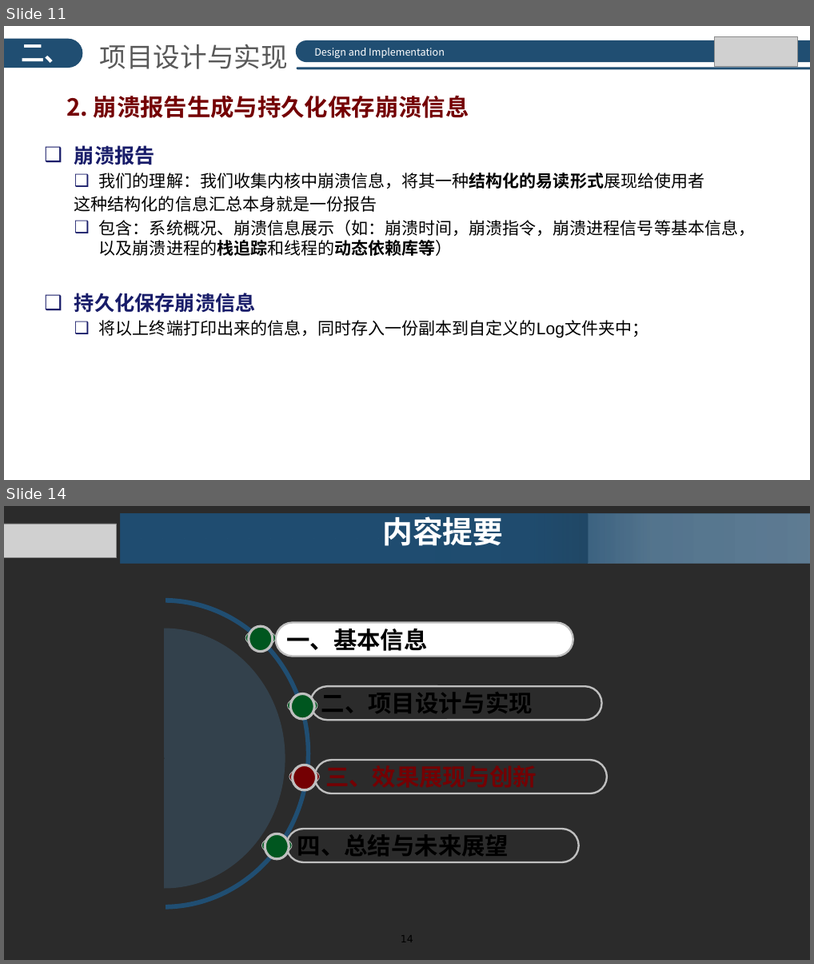
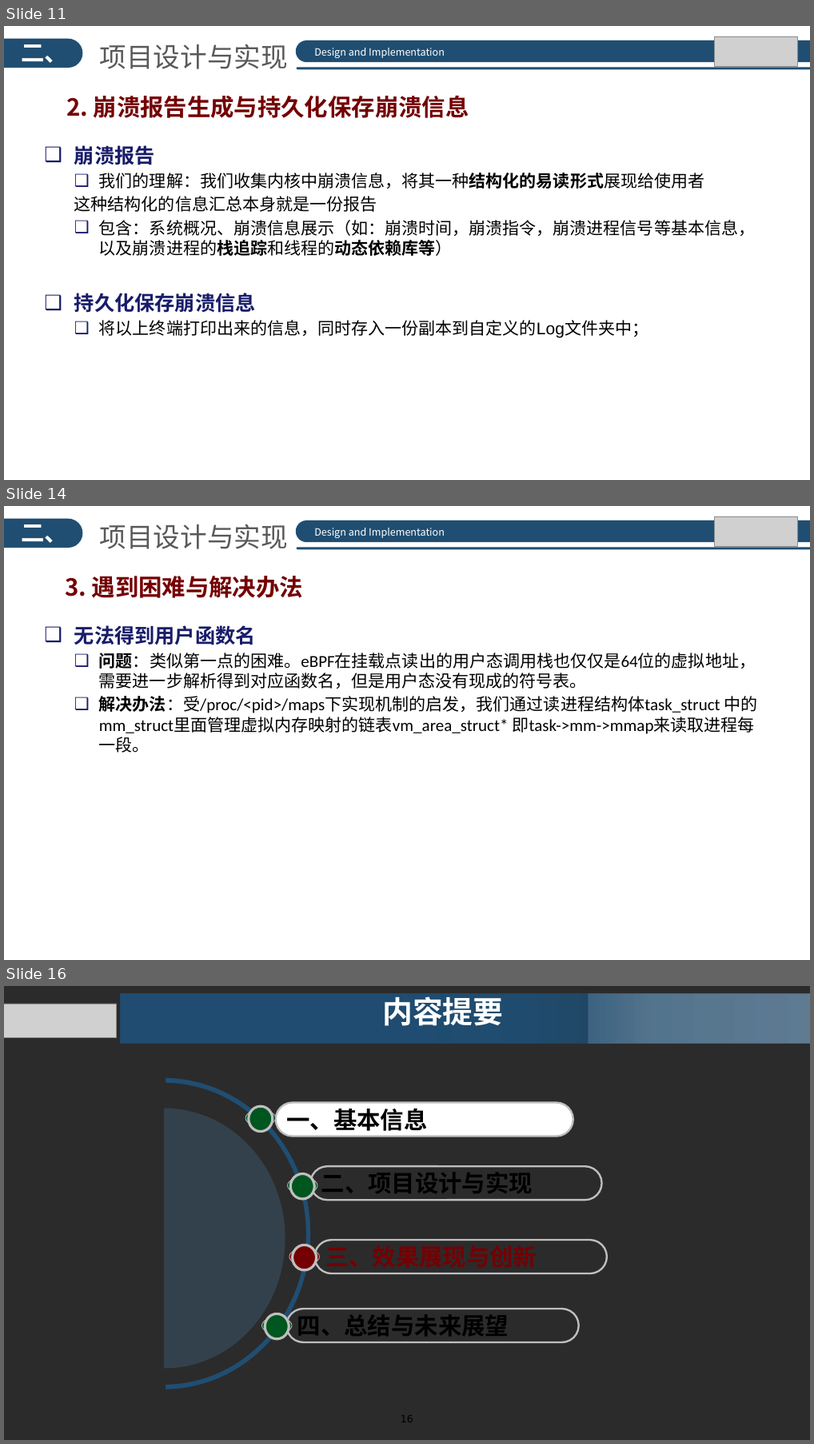
Before and after one commit to hrpccs/CrashCrawler, a slide deck: doc/Crashcrawler_SYSU.pptx. Shown one above the other, each under a label of ours: slides 11 and 14 before the commit, slides 11, 14 and 16 after it; the slides between them are not shown. The pictures are 814x964 and 814x1444 pixels, drawn with LibreOffice and Linux fonts; fonts in the diff are those of the drawing; grey boxes stand for pictures; background and template pictures are left out; a plain dark background stands for a picture behind light text. Boxes give left, top, right and bottom in pixels: in the first picture for what was removed or moved away, otherwise in the second. Text is boxed around its words. In the diff, an @@ line names an element or a change of style, - is before the commit and + after.

```diff
--- a/doc/Crashcrawler_SYSU.pptx
+++ b/doc/Crashcrawler_SYSU.pptx
@@ slide 14 added at bbox=[4, 506, 810, 960], background picture (left out) @@
@@ group added at bbox=[4, 516, 810, 549]: 3 rounded rectangles, 2 texts, 1 picture, 1 rectangle @@
+二、
+项目设计与实现
+Design and Implementation
@@ text added at bbox=[65, 576, 303, 598], 28 pt, text #740003, bold @@
+3. 遇到困难与解决办法
@@ text added at bbox=[74, 625, 758, 752], 20 pt, text #000000 @@
+❑ 无法得到用户函数名
+  ❑ 问题：类似第一点的困难。eBPF在挂载点读出的用户态调用栈也仅仅是64位的虚拟地址，需要进一步解析得到对应函数名，但是用户态没有现成的符号表。
+  ❑ 解决办法：受/proc/<pid>/maps下实现机制的启发，我们通过读进程结构体task_struct 中的 mm_struct里面管理虚拟内存映射的链表vm_area_struct* 即task->mm->mmap来读取进程每一段。
@@ what was slide 14 is now slide 16 @@
```
Also in this commit, not shown: 5 slides changed, 1 other slide added, 1 slide removed, 2 other files.
